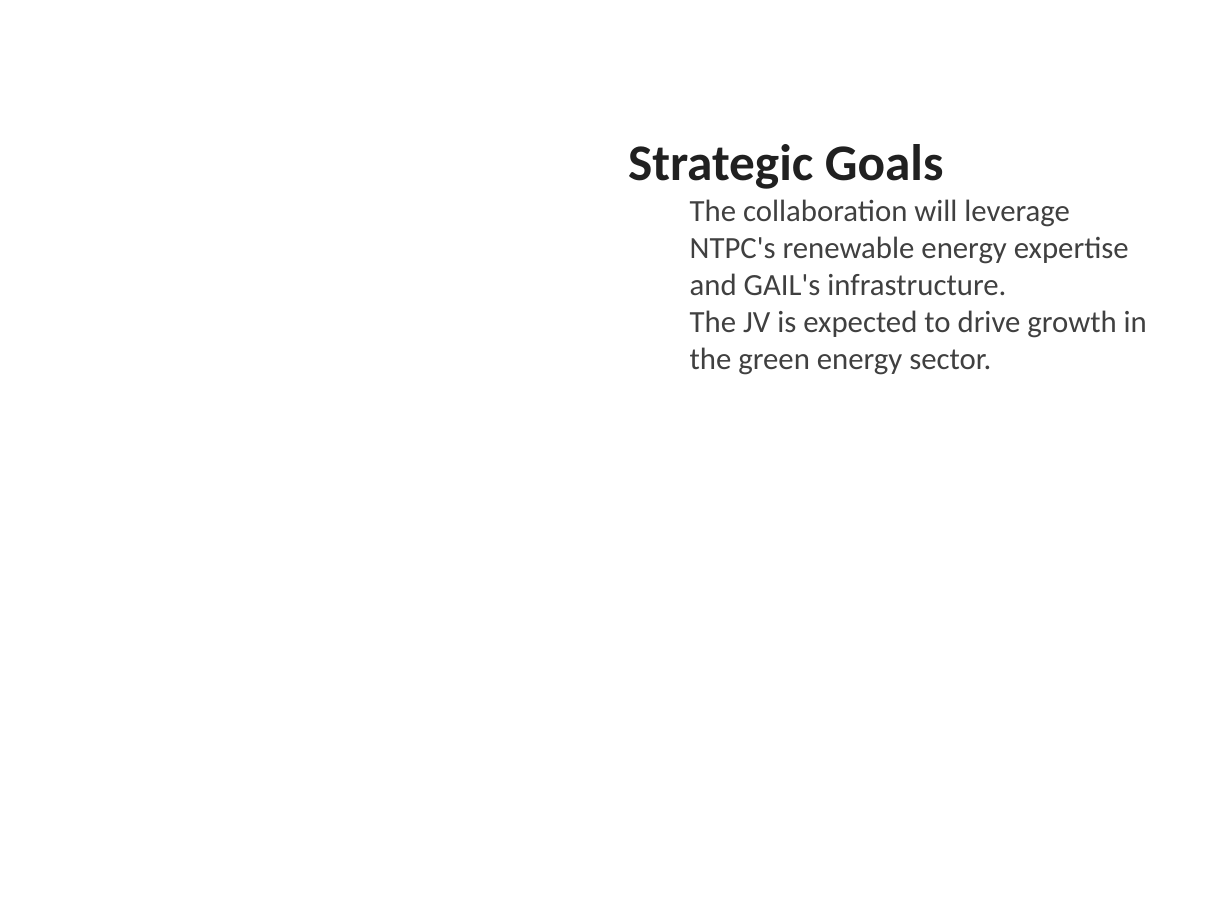
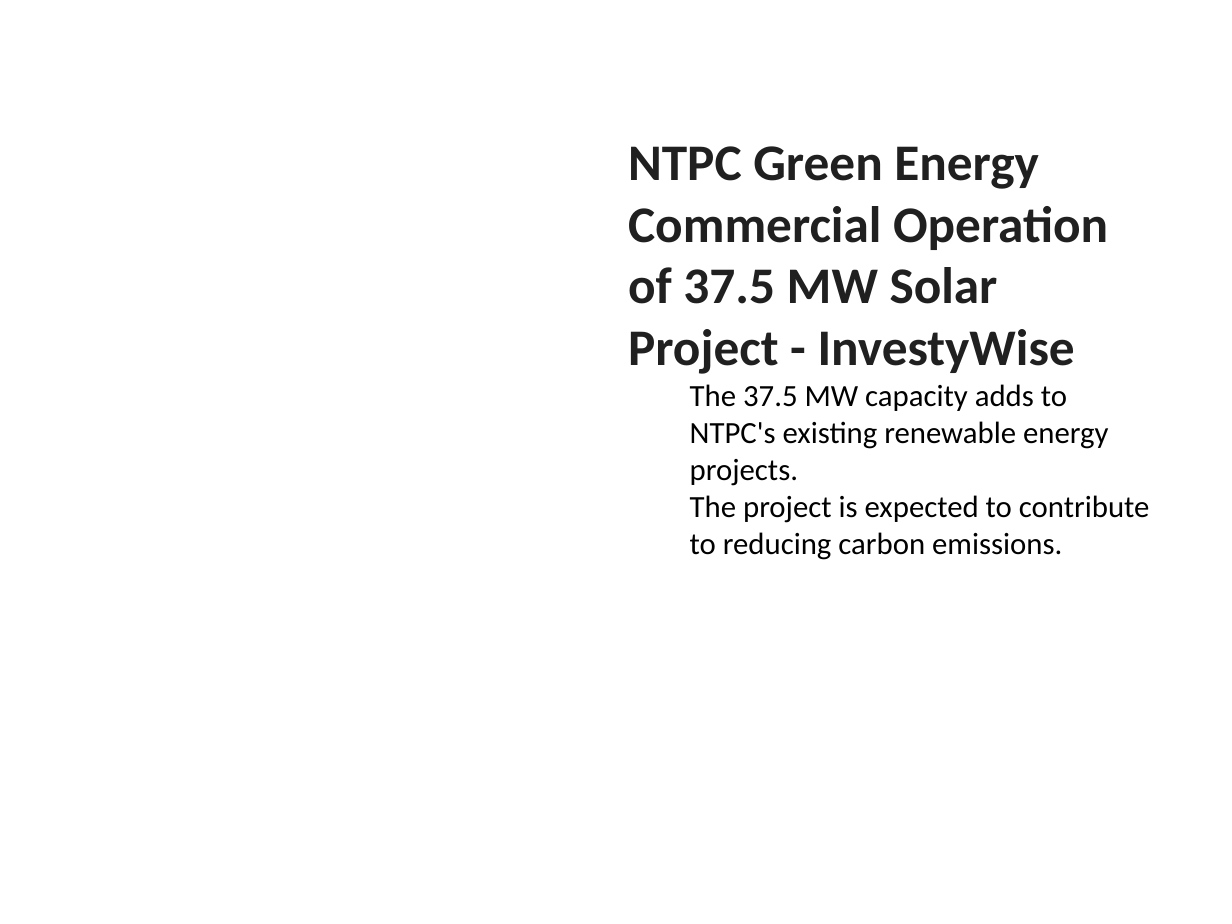
Before and after one commit to gauravsiemens1988/Linkedin-AI-Agent_Personal, a slide deck: slide 3 of drafts/linkedin_carousel.pptx. Drawn at 1232x924 pixels with LibreOffice and Linux fonts; fonts in the diff are those of the drawing. Boxes give left, top, right and bottom in pixels: in the first picture for what was removed or moved away, otherwise in the second. Text is boxed around its words. In the diff, an @@ line names an element or a change of style, - is before the commit and + after.

```diff
--- a/drafts/linkedin_carousel.pptx
+++ b/drafts/linkedin_carousel.pptx
@@ text at (x1=628, y1=146, x2=1150, y2=560): text changed; text colour #404040 to #000000 @@
-Strategic Goals
-  The collaboration will leverage NTPC's renewable energy expertise and GAIL's infrastructure.
-  The JV is expected to drive growth in the green energy sector.
+NTPC Green Energy Commercial Operation of 37.5 MW Solar Project - InvestyWise
+  The 37.5 MW capacity adds to NTPC's existing renewable energy projects.
+  The project is expected to contribute to reducing carbon emissions.
```
Also in this commit, not shown: 3 other slides changed, 2 slides added, 2 slides removed, 1 other file.
